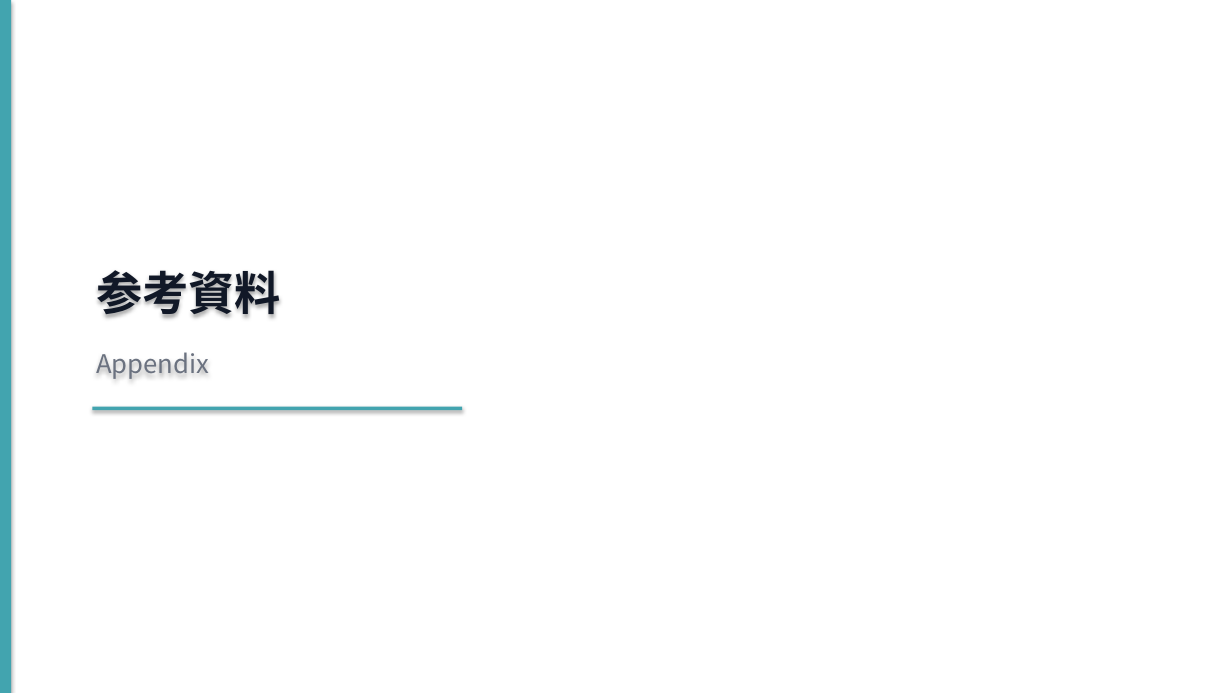
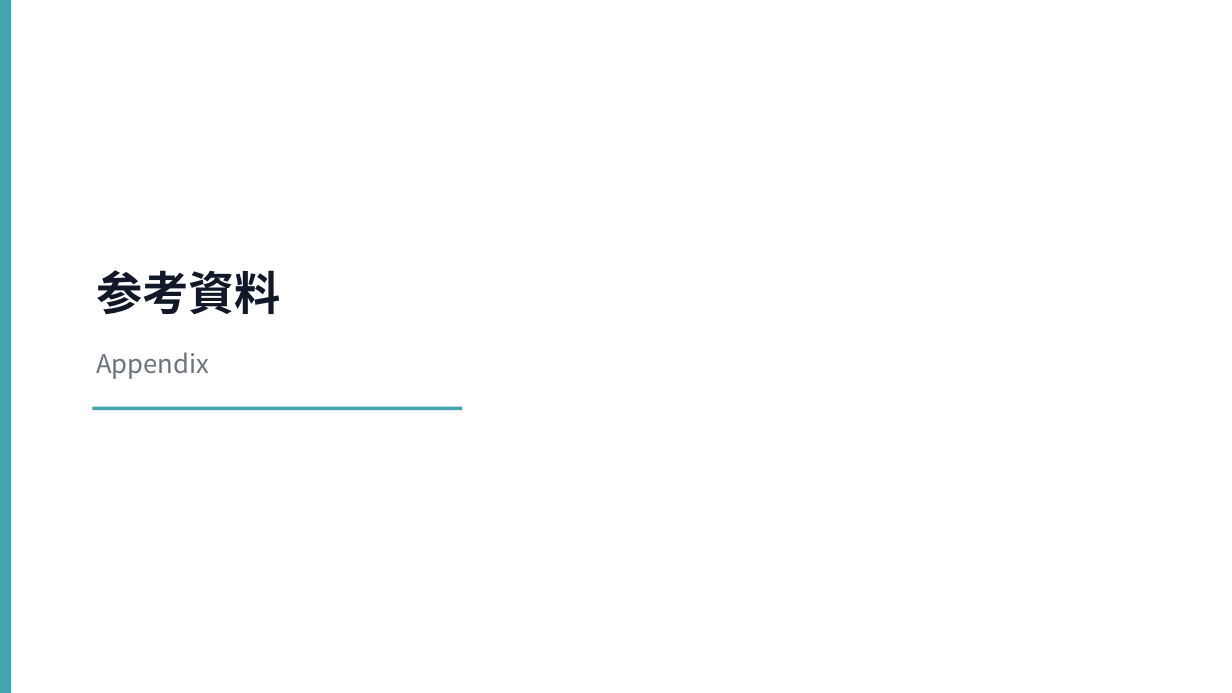
Before and after one commit to Ryunosuke-Okawa/Ryunosuke-n1, a slide deck: slide 25 of output/proposal_TSUBOMIYA_20260415.pptx. Drawn at 1232x693 pixels with LibreOffice and Linux fonts; fonts in the diff are those of the drawing. Boxes give left, top, right and bottom in pixels: in the first picture for what was removed or moved away, otherwise in the second. Text is boxed around its words. In the diff, an @@ line names an element or a change of style, - is before the commit and + after.

```diff
--- a/output/proposal_TSUBOMIYA_20260415.pptx
+++ b/output/proposal_TSUBOMIYA_20260415.pptx
@@ rectangle at <box>0,0,11,693</box>: shadow off @@
@@ rectangle removed at <box>0,0,1232,693</box> @@
@@ rectangle at <box>92,407,462,410</box>: shadow off @@
```
Also in this commit, not shown: 26 other slides changed, 1 other file.
